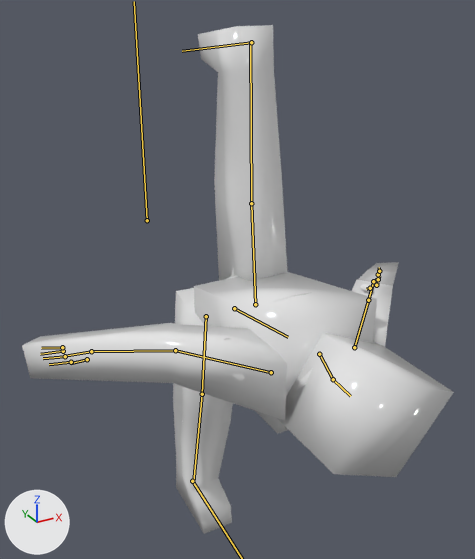
Two versions of the FBX model Editor/Editor/EditorContent/Models/StormTrooperAnimation.fbx, one commit apart.
Both versions are drawn from a 50 mm lens placed at (-0.0216, -0.0575, 0.0204), pointed at (0.0001, -0.0179, 0.0006). Lighting does not change. The marker at lower left points along +X, +Y and +Z. Both versions are drawn at frame 50 of the action 'crouch'; the numbers are the values there. The bones that bend it are drawn over the model as lines.

Objects in the first picture: 'Bb_ArmLeft', 'Bb_ArmRight', 'Bb_Body', 'Bb_Head', 'Bb_LegLeft', 'Bb_LegRight', 'Clone_Trooper_Normal_', 'Head'.
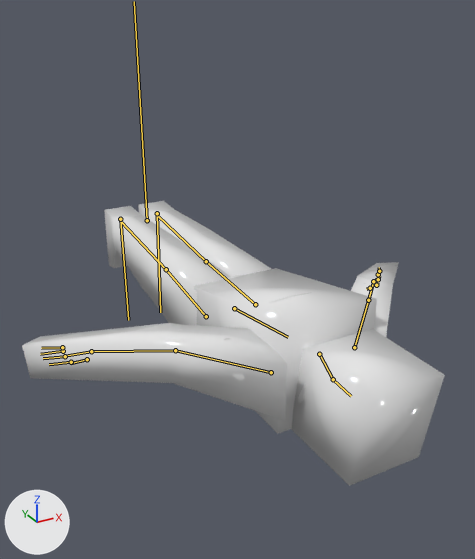
Pixel boxes [x1, y1, x2, y2] of what changed, in the pictures (475 x 559 px):
```json
{"object": "Bb_LegLeft", "change": "posed", "before": [198, 25, 288, 281], "after": [138, 201, 271, 277]}
{"object": "Bb_Head", "change": "posed", "before": [277, 332, 454, 477], "after": [292, 329, 445, 486], "on screen": "13% narrower, 8% taller"}
{"object": "Bb_LegRight", "change": "posed", "before": [173, 288, 233, 534], "after": [104, 206, 231, 325]}
{"object": "Bb_ArmLeft", "change": "posed", "before": [352, 262, 399, 347], "after": [351, 262, 399, 337]}
{"object": "Clone_Trooper_Normal_", "change": "posed", "before": [178, 268, 387, 422], "after": [137, 258, 387, 381]}
{"bone": "head", "before": "(333, 379) to (350, 396)", "after": "(333, 379) to (351, 396)"}
{"bone": "leg_L", "before": "(255, 304) to (251, 203)", "after": "(255, 304) to (206, 261)"}
{"bone": "leg_R", "before": "(206, 316) to (202, 394)", "after": "(206, 316) to (166, 269)"}
```

Scene script edits in JSON lines:
```json
{"block": "bone_head", "where": "bone_head = bpy.data.objects['Armature'].pose.bones['head']  # child of 'nec'"}
{"op": "set", "path": "bone_head.rotation_quaternion", "old": "(0.977, 0.0, -0.211, 0.014)", "new": "(1.0, 0.0, 0.0, 0.0)", "note": "degrees (0, -24, 2) -> degrees (0, 0, 0)"}
{"block": "bone_leg_l", "where": "bone_leg_l = bpy.data.objects['Armature'].pose.bones['leg_L']  # child of 'body'"}
{"op": "set", "path": "bone_leg_l.rotation_quaternion", "old": "(0.752, 0.658, -0.021, -0.019)", "new": "(1.0, 0.0, 0.0, 0.0)", "note": "degrees (82, 0, -3) -> degrees (0, 0, 0)"}
{"block": "bone_leg_r", "where": "bone_leg_r = bpy.data.objects['Armature'].pose.bones['leg_R']  # child of 'body'"}
{"op": "set", "path": "bone_leg_r.rotation_quaternion", "old": "(0.745, -0.667, -0.021, -0.019)", "new": "(1.0, 0.0, 0.0, 0.0)", "note": "degrees (-84, -3, 0) -> degrees (0, 0, 0)"}
```
